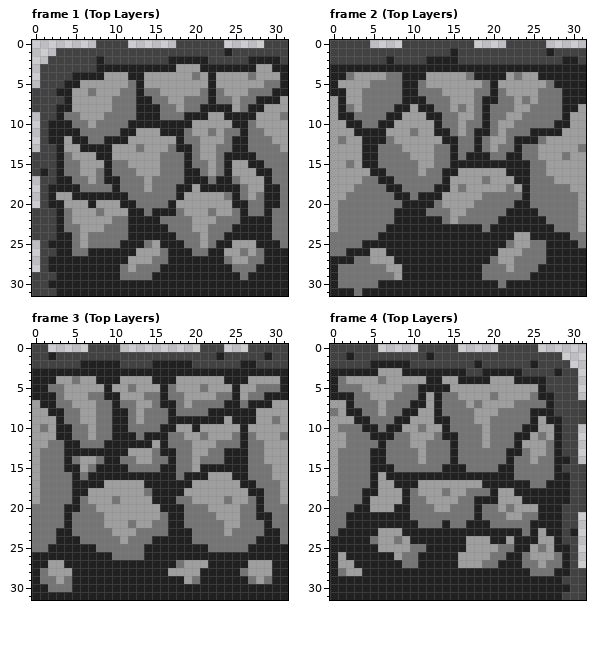
Pixel-art file -- dots/Aseprite drawings/BarTiles.aseprite. The picture above is the old version.
32x32 pixels, 19 frames. Shown: frame 1 (Top Layers), frame 2 (Top Layers), frame 3 (Top Layers), frame 4 (Top Layers). The commit also changed other frames, which this record leaves out.
The result:
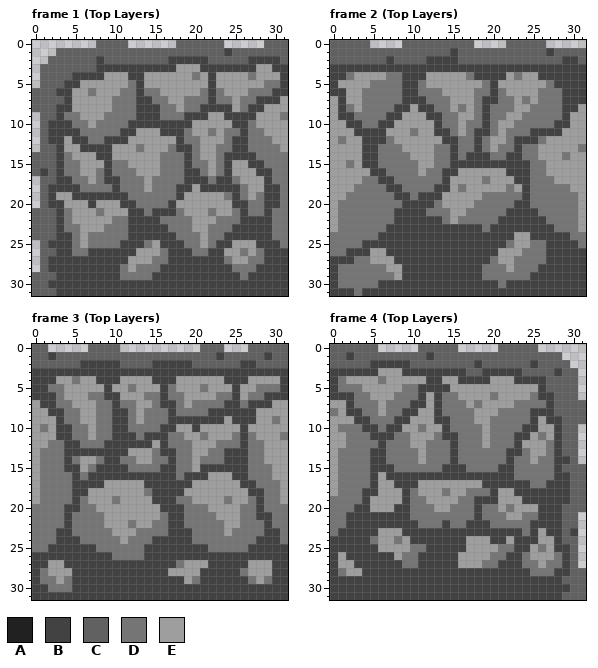
Palette (. is transparent): A #212121  B #424242  C #616161  D #757575  E #9e9e9e
The exact change:
Changed rows in their new state; - is an unchanged pixel.
Frame 1 (Top Layers):
first column x 0:
 0 --------CCCC------CCCCCC-----CCC
 1 ---CCCCCCCCCCCCCCCCCCCCCBCCCCCCC
 2 --CCCCCCBCCCCCCCCBBBBBCCCCCBBBBC
 3 -CCCCCCCBBBBBBBBBB---BBBBBBB--BB
 4 -CCCCBBBB---BB--------B--------B
 5 -CCCBB-------B--------B--------B
 6 CCCBB--------B--------B-------BB
 7 CCCCB--------BB-------B-----BBB-
 8 CCCBB--------BBB-----BBBB--BB---
 9 -CCB---------BBB---BBB--BBBB----
10 -CBBB-------BBBBBBBB-----BB-----
11 -CBBBB-----BB---BBB-------B-----
12 -CBB-BB--BBB------B------BB-----
13 -CCB--BBBB--------BB-----BB-----
14 CCCB----BB---------B----BBBB----
15 CCCB-----B---------B----B--BB---
16 CBCB-----B---------BB---B---BB--
17 -CCBB----BB--------BBB-BB----B--
18 -CBBBB----B-------BB-BBBBB---BB-
19 -CB--BBBBBBB------B------B---BB-
20 -CBB---B---BB----B-------BB--BB-
21 CCCB--------BB-BBB--------B--B--
22 CCCB--------BBBB----------BBBB--
23 CCCB--------BBBBB--------BBBBB--
24 CCCBB-------BBBBBB------BBBBBB--
25 -CBBB------BBB--BBB----BB---BBB-
26 -CCBB--BBBBBB----BBB--BB-----BBB
27 -CBBBBBBBBBB-----BBBBBBB-----BBB
28 -CBBBBBBBBB-----BBBBBBBBB---BBBB
29 CCCBBBBBBBB----BBBBBBBBBBB-BBBBB
30 CCBBBBBBBBBBBBBBBBBBBBBBBBBBBBBB
31 CCCBBBBBBBBBBBBBBBBBBBBBBBBBBBBB
Frame 2 (Top Layers):
first column x 0:
 0 CCCCC----CCCCCCCCC----CCCCC-----
 1 CCCCCCCCCCCCCCCBCCCCCCCCCCCBCCCC
 2 CCCCCCCBCCCCBBBBCCCCCCCCCCCCCBBC
 3 BBBBBBBBBBBBBBBBBBBBBBBBBBBBBBBB
 4 BB-------BBB------BBBB----BBBBBB
 5 B--------BB---------B-------BBBB
 6 BB-------BB---------B--------BBB
 7 -B-------BBB-------BB--------BBB
 8 -B------BB-BB------B---------BB-
 9 -BB----BB---BB-----B---------B--
10 --BB--BB-----B-----B--------BB--
11 ---BBBB------BB---BB-----BBBB---
12 ----BBB-------BB--B----BBB------
13 ----BB---------B--B----B--------
14 ----BB---------B-BBB--BB--------
15 ----BB---------BBBBBBBBBB-------
16 -----BB-------BB------BBB-------
17 ------BB------B--------BB-------
18 -------BB----BB---------B-------
19 --------BB-BBB----------B-------
20 ---------BBBB----------BB-------
21 --------BBBB----------BBBB------
22 --------BBBBBB-------BBBBBB-----
23 -------BBBBBBBBBBBB-BBBBBBBB----
24 ------BBBBBBBBBBBBBBBBB--BBBBB--
25 ----BBBBBBBBBBBBBBBBBB-----BBBB-
26 --BBB--BBBBBBBBBBBBBB------BBBBB
27 BBB-----BBBBBBBBBBBB-------BBBBB
28 B--------BBBBBBBBBB-------BBBBBB
29 B--------BBBBBBBBBB------BBBBBBB
30 B-----BBBBBBBBBBBBBBB-BBBBBBBBBB
31 BBB-BBBBBBBBBBBBBBBBBBBBBBBBBBBB
Frame 3 (Top Layers):
first column x 0:
 0 CC-----CCCC----------CCC---CCCCC
 1 CCBCCCCCCCCCCCCCCCCCCCCBCCCCCBCC
 2 CCCCCCBBBBBCCCCBBBBBCCCCCCBBCCCC
 3 BBBBBBBBBBBBBBBBBBBBBBBBBBBBBBBB
 4 BBB-----BBB----BBB------BBB----B
 5 BB-------B------B--------B-----B
 6 BBB------BB-----B--------B---BBB
 7 -BB-------B-----BB------BB-BBB--
 8 --BB------BB-----B----BBBBBB----
 9 ---B------BB-----BBBBBBB-BBB----
10 ---BB-----BB----BB--B-----B-----
11 ---BB-----BBB-BBB---------B-----
12 ----BB---BBBBBB-B---------B-----
13 ----BBBBBBBB----BB------BBB-----
14 ----B----BB------B------BBB-----
15 ----BB--BBBB----BB---BBBBBB-----
16 -----B-BBBBBBBBBBB-BBB---BB-----
17 -----BBBB-----BBBBBB------BB----
18 -----BB--------BBBB--------BB---
19 -----B---------BBB----------B---
20 ----BB----------BBB---------B---
21 ----B------------BB---------BB--
22 ----B------------BB----------B--
23 ---BB------------BBB---------BB-
24 ---BBB---------BBBBB--------BBB-
25 --BBBBBB------BBBBBBBB-----BBBBB
26 BBBBBBBBBB----BBBBBBBBBBBBBBBBBB
27 BB--BBBBBBBBBBBBBB----BBBBB---BB
28 B----BBBBBBBBBBBB----BBBBB----BB
29 B----BBBBBBBBBBBBBB--BBBBBB---BB
30 BB---BBBBBBBBBBBBBBBBBBBBBBBBBBB
31 BBBBBBBBBBBBBBBBBBBBBBBBBBBBBBBB
Frame 4 (Top Layers):
first column x 0:
 0 CCCCCC-----CCCCC-----CCCCC------
 1 CCBCCCCCCCCCBCCCCCCCCCCCCCCCC---
 2 CCCCCBBBBBCCCCCCCCBCCCCCCBCCCC--
 3 BBBBBB---BBBBBBBBCCBBBBBCCCCBCC-
 4 B-----------BB--BBBB---BBBBCCCC-
 5 B----------BBBB-----------BCCCC-
 6 BBB--------B-B------------BBCCC-
 7 --B-------BB-B-------------BCCCC
 8 --BB-----BB--B-----------BBBCCCC
 9 ---BB---BB---BB----------B-BBCCC
10 ----BB-BB-----B---------BB--BCC-
11 -----BBB------BB-------BB---BCC-
12 ------B--------B-------B----BCC-
13 -----BB--------B------BB----BCC-
14 -----BB--------B------B-----BBC-
15 -----BBB------BBB----BB-----BCCC
16 -----B-BBBBBBBBBBBBBBBB-----BBCC
17 -----B--BBB--------BBBBBB--BBBCC
18 ----BB---B----------B--BBBBBBBCC
19 ----B----B--------BBB---BBBBBBCC
20 ---BB---BB--------B-------BBBCCC
21 --BBBBBBBB--------B-------BBBCC-
22 --BBBBBBBBB---B--BBB-----BBBBCC-
23 -BBBBB---BBBBBBBBBBBBBBB-B-BBCB-
24 BBBBB-----BBBBBBB---BB-BBB--BCC-
25 BBBBBB------BBBBB------BB---BBC-
26 B-BBBBBB---BBBBB------BB-----BC-
27 B--BBBBBB--BBBBB-----BBB-----BC-
28 B---BBBBBBBBBBBBBBBBBBBBB---BBCC
29 BBBBBBBBBBBBBBBBBBBBBBBBBBBBBCCC
30 BBBBBBBBBBBBBBBBBBBBBBBBBBBBBBCC
31 BBBBBBBBBBBBBBBBBBBBBBBBBBBBBCCC
Boxes around the changes in both pictures, in picture pixels (x1, y1, x2, y2):
changed: (32, 40, 288, 296)
changed: (330, 40, 586, 296)
changed: (32, 344, 288, 600)
changed: (330, 344, 586, 600)
